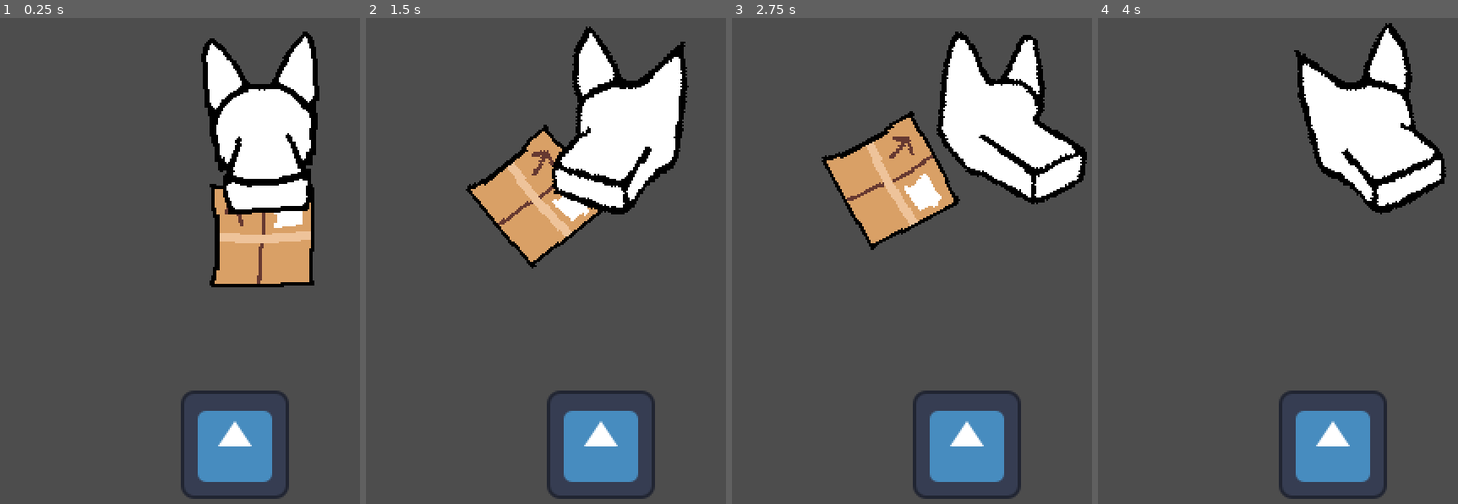
Above: before the commit, frames 1-4 (left to right).
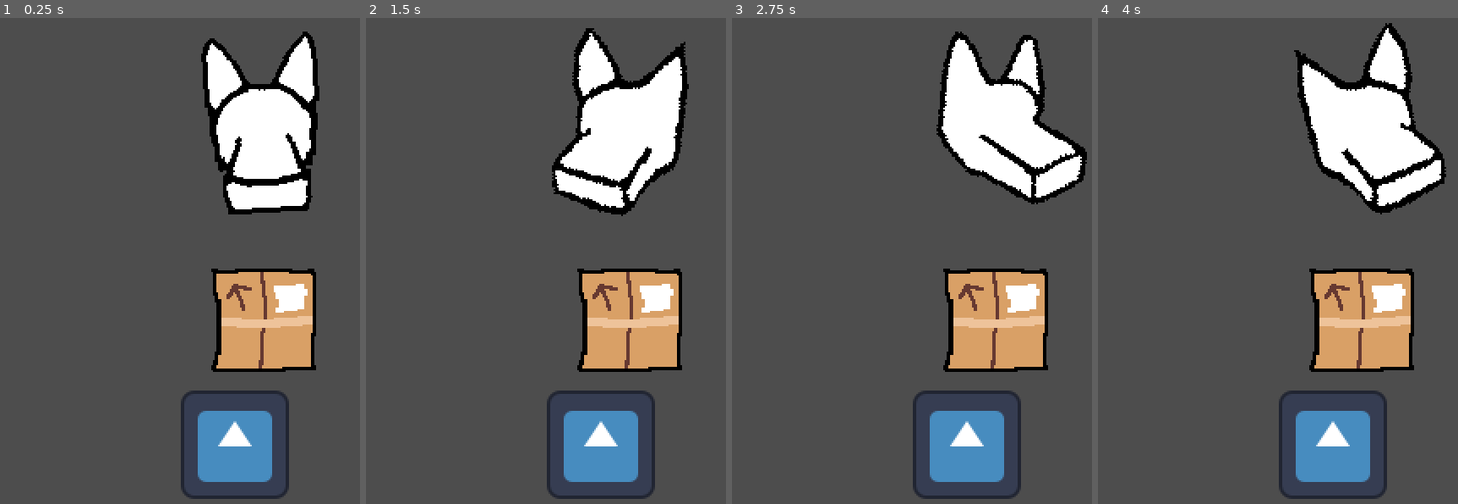
Above: after the commit, the same moments.

Repository: kennethbchen/RGHRGHRGH-Game
Game: Godot game, scene res://scenes/game.tscn
The game is run twice, just before and just after one commit, with the same random seed, the same clock (stepped at 60 frames per second) and the same inputs. The engine's default icon, where the game draws it, is replaced by a stand-in: a white triangle on a blue panel in a dark square.
Inputs (mouse positions are in pixels of both pictures, inside the frame that each line leads up to):
- Up to frame 1 (0.25 s): no input
- Up to frame 2 (1.5 s): tap Enter at 0.5 s; move the mouse to (outside the picture) at 0.52 s; press the mouse at (outside the picture) at 0.53 s; tap Space at 1.25 s; move the mouse to (531, 319) at 1.27 s; release the mouse at (531, 319) at 1.28 s; click (531, 319) at 1.35 s
- Up to frame 3 (2.75 s): move the mouse to (1059, 173) at 2.02 s; press the mouse at (1059, 173) at 2.03 s
- Up to frame 4 (4 s): tap Enter at 2.75 s; move the mouse to (1342, 401) at 2.77 s; release the mouse at (1342, 401) at 2.78 s; click (1342, 401) at 2.85 s; move the mouse to (outside the picture) at 3.52 s; press the mouse at (outside the picture) at 3.53 s

The runs differ from the first frame. In frame 1, 8.8% of the frame differs, in the area x 58-88%, y 34-73%; in frame 2, 11%; in frame 3, 12%, in the area x 24-88%, y 19-73%; in frame 4, 5.9%.

Commit message:
Started implementing erosion shader for cardboard boxes

Diff:
--- /dev/null
+++ b/materials/erosion_material.tres
@@ -0,0 +1,7 @@
+[gd_resource type="ShaderMaterial" load_steps=2 format=3 uid="uid://bspfq31lhs2il"]
+
+[ext_resource type="Shader" uid="uid://m8dbnqmb3uei" path="res://shaders/erosion.tres" id="1_lyogm"]
+
+[resource]
+shader = ExtResource("1_lyogm")
+shader_parameter/ErosionLevel = 0
--- a/scenes/game.tscn
+++ b/scenes/game.tscn
@@ -10,6 +10,7 @@
 [ext_resource type="Script" path="res://scripts/rotation_intensity_measurer.gd" id="6_4lvt7"]
 [ext_resource type="Texture2D" uid="uid://dq8qg5mt0a02y" path="res://sprites/box.png" id="6_nvy1s"]
 [ext_resource type="Script" path="res://scripts/biteable_prop.gd" id="6_qxxue"]
+[ext_resource type="Material" uid="uid://bspfq31lhs2il" path="res://materials/erosion_material.tres" id="9_ucwcv"]
 [ext_resource type="Script" path="res://scripts/node_shake_controller.gd" id="10_004wk"]
 [ext_resource type="Texture2D" uid="uid://dbwc55h75l4r2" path="res://icon.svg" id="11_vqxsg"]
 
@@ -62,7 +63,7 @@
 
 [node name="Biteable" type="CharacterBody2D" parent="."]
 z_index = -1
-position = Vector2(155, 128)
+position = Vector2(156, 178)
 collision_layer = 0
 collision_mask = 0
 motion_mode = 1
@@ -74,12 +75,14 @@
 shape = SubResource("RectangleShape2D_gvno0")
 
 [node name="Sprite2D" type="Sprite2D" parent="Biteable"]
+material = ExtResource("9_ucwcv")
 texture = ExtResource("6_nvy1s")
 script = ExtResource("10_004wk")
 offset_decay = 20.0
 speed = 10.0
 
 [node name="BiteDetector" parent="Biteable" instance=ExtResource("5_7sovw")]
+visible = false
 
 [node name="Icon" type="Sprite2D" parent="."]
 position = Vector2(139, 252)
--- /dev/null
+++ b/shaders/erosion.tres
@@ -0,0 +1,143 @@
+[gd_resource type="VisualShader" load_steps=12 format=3 uid="uid://m8dbnqmb3uei"]
+
+[sub_resource type="VisualShaderNodeInput" id="VisualShaderNodeInput_pj470"]
+input_name = "color"
+
+[sub_resource type="VisualShaderNodeVectorDecompose" id="VisualShaderNodeVectorDecompose_34gd0"]
+default_input_values = [0, Quaternion(0, 0, 0, 0)]
+op_type = 2
+
+[sub_resource type="VisualShaderNodeVectorOp" id="VisualShaderNodeVectorOp_dhega"]
+default_input_values = [0, Vector2(0, 0), 1, Vector2(0, 0)]
+op_type = 0
+operator = 2
+
+[sub_resource type="VisualShaderNodeIntParameter" id="VisualShaderNodeIntParameter_ewdal"]
+parameter_name = "ErosionLevel"
+hint = 2
+max = 10
+default_value_enabled = true
+
+[sub_resource type="VisualShaderNodeFloatOp" id="VisualShaderNodeFloatOp_wiqcf"]
+output_port_for_preview = 0
+default_input_values = [0, 5.0, 1, 10.0]
+operator = 3
+
+[sub_resource type="VisualShaderNodeRemap" id="VisualShaderNodeRemap_45tlp"]
+default_input_values = [1, 0.0, 2, 1.0, 3, 0.0, 4, 0.5]
+
+[sub_resource type="FastNoiseLite" id="FastNoiseLite_gubcm"]
+noise_type = 0
+frequency = 0.2708
+fractal_type = 0
+fractal_octaves = 1
+fractal_ping_pong_strength = 5.345
+domain_warp_type = 2
+domain_warp_amplitude = 29.805
+domain_warp_frequency = -0.66
+domain_warp_fractal_octaves = 10
+
+[sub_resource type="NoiseTexture2D" id="NoiseTexture2D_wm2eb"]
+width = 8
+height = 8
+noise = SubResource("FastNoiseLite_gubcm")
+
+[sub_resource type="VisualShaderNodeTexture" id="VisualShaderNodeTexture_osfih"]
+output_port_for_preview = 0
+texture = SubResource("NoiseTexture2D_wm2eb")
+texture_type = 1
+
+[sub_resource type="VisualShaderNodeStep" id="VisualShaderNodeStep_pewfm"]
+output_port_for_preview = 1
+default_input_values = [0, 0.0, 1, Vector2(0, 0)]
+expanded_output_ports = [0]
+op_type = 2
+
+[sub_resource type="VisualShaderNodeColorParameter" id="VisualShaderNodeColorParameter_6r0b4"]
+parameter_name = "ColorParameter"
+
+[resource]
+code = "shader_type canvas_item;
+render_mode blend_mix;
+
+uniform int ErosionLevel : hint_range(0, 10, 1) = 0;
+uniform sampler2D tex_frg_2 : source_color;
+
+
+
+void fragment() {
+// Input:10
+	vec4 n_out10p0 = COLOR;
+
+
+// VectorDecompose:11
+	float n_out11p0 = n_out10p0.x;
+	float n_out11p1 = n_out10p0.y;
+	float n_out11p2 = n_out10p0.z;
+	float n_out11p3 = n_out10p0.w;
+
+
+// IntParameter:14
+	int n_out14p0 = ErosionLevel;
+
+
+// FloatOp:15
+	float n_in15p1 = 10.00000;
+	float n_out15p0 = float(n_out14p0) / n_in15p1;
+
+
+	float n_out17p0;
+// Remap:17
+	float n_in17p1 = 0.00000;
+	float n_in17p2 = 1.00000;
+	float n_in17p3 = 0.00000;
+	float n_in17p4 = 0.50000;
+	{
+		float __input_range = n_in17p2 - n_in17p1;
+		float __output_range = n_in17p4 - n_in17p3;
+		n_out17p0 = n_in17p3 + __output_range * ((n_out15p0 - n_in17p1) / __input_range);
+	}
+
+
+// Texture2D:2
+	vec4 n_out2p0 = texture(tex_frg_2, UV);
+
+
+// Step:5
+	vec2 n_out5p0 = step(n_out17p0, vec2(n_out2p0.xy));
+	float n_out5p1 = n_out5p0.r;
+
+
+// VectorOp:12
+	vec2 n_out12p0 = vec2(n_out11p3) * vec2(n_out5p1);
+
+
+// Output:0
+	COLOR.a = n_out12p0.x;
+
+
+}
+"
+graph_offset = Vector2(-214.074, -38.8788)
+mode = 1
+flags/light_only = false
+nodes/fragment/0/position = Vector2(1120, 240)
+nodes/fragment/2/node = SubResource("VisualShaderNodeTexture_osfih")
+nodes/fragment/2/position = Vector2(-120, 300)
+nodes/fragment/5/node = SubResource("VisualShaderNodeStep_pewfm")
+nodes/fragment/5/position = Vector2(360, -20)
+nodes/fragment/6/node = SubResource("VisualShaderNodeColorParameter_6r0b4")
+nodes/fragment/6/position = Vector2(-320, -240)
+nodes/fragment/10/node = SubResource("VisualShaderNodeInput_pj470")
+nodes/fragment/10/position = Vector2(180, -240)
+nodes/fragment/11/node = SubResource("VisualShaderNodeVectorDecompose_34gd0")
+nodes/fragment/11/position = Vector2(560, -220)
+nodes/fragment/12/node = SubResource("VisualShaderNodeVectorOp_dhega")
+nodes/fragment/12/position = Vector2(840, -60)
+nodes/fragment/14/node = SubResource("VisualShaderNodeIntParameter_ewdal")
+nodes/fragment/14/position = Vector2(-580, -40)
+nodes/fragment/15/node = SubResource("VisualShaderNodeFloatOp_wiqcf")
+nodes/fragment/15/position = Vector2(-220, -40)
+nodes/fragment/17/node = SubResource("VisualShaderNodeRemap_45tlp")
+nodes/fragment/17/position = Vector2(40, 0)
+nodes/fragment/connections = PackedInt32Array(2, 0, 5, 1, 10, 0, 11, 0, 11, 3, 12, 0, 12, 0, 0, 1, 14, 0, 15, 0, 5, 1, 12, 1, 15, 0, 17, 0, 17, 0, 5, 0)
Not shown: 1 places in scenes/game.tscn that only renumber resources
